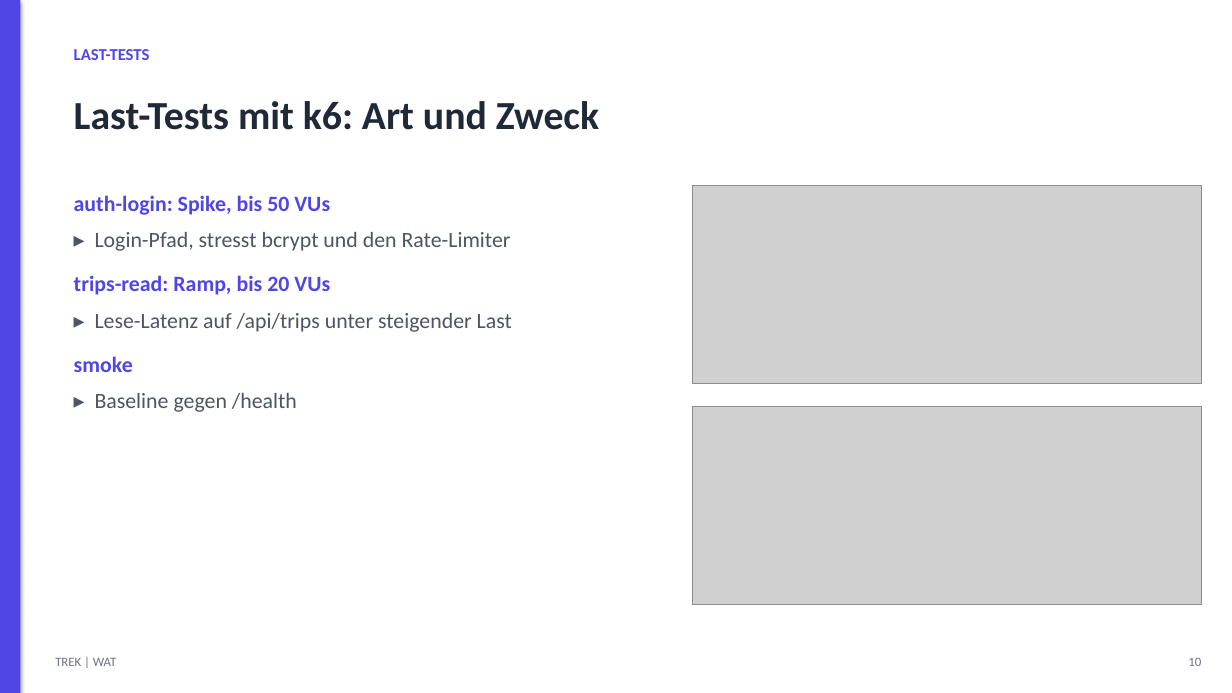
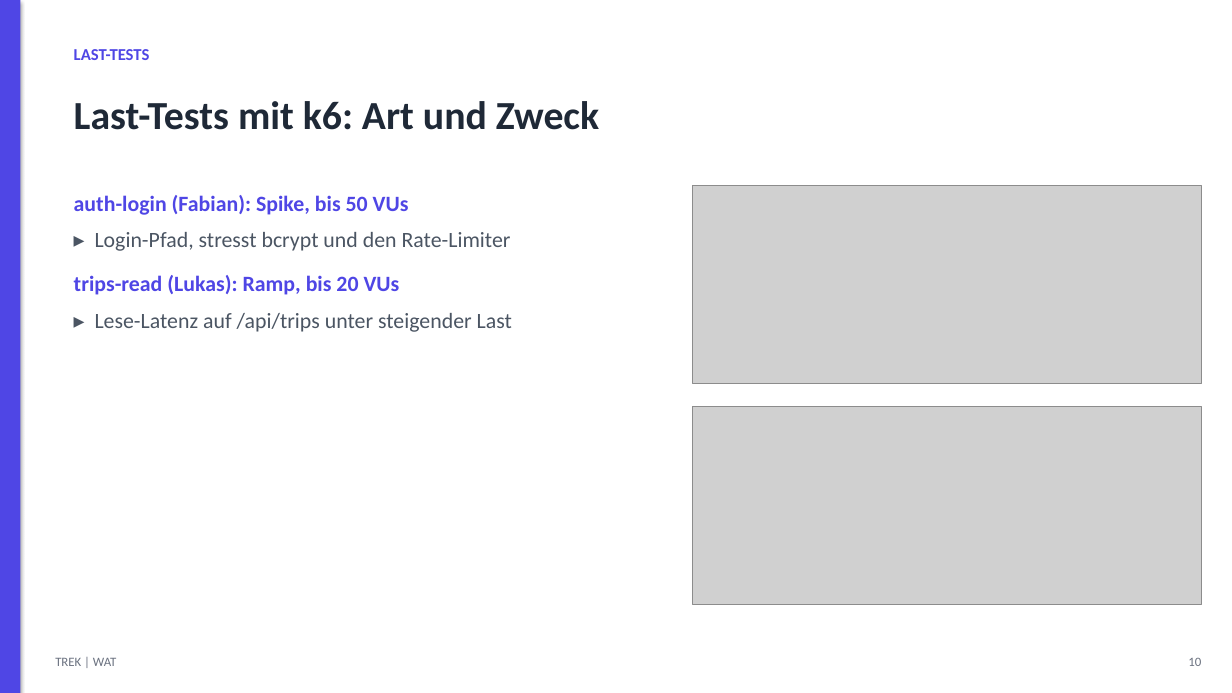
Before and after one commit to luttfab77/TREK-wat4, a slide deck: slide 10 of PRESENTATION.pptx. Drawn at 1232x693 pixels with LibreOffice and Linux fonts; fonts in the diff are those of the drawing; grey boxes stand for pictures. Boxes give left, top, right and bottom in pixels: in the first picture for what was removed or moved away, otherwise in the second. Text is boxed around its words. In the diff, an @@ line names an element or a change of style, - is before the commit and + after.

```diff
--- a/PRESENTATION.pptx
+++ b/PRESENTATION.pptx
@@ text at <box>74,195,409,215</box>: text changed @@
-auth-login: Spike, bis 50 VUs
+auth-login (Fabian): Spike, bis 50 VUs
@@ text at <box>74,275,400,295</box>: text changed @@
-trips-read: Ramp, bis 20 VUs
+trips-read (Lukas): Ramp, bis 20 VUs
@@ text at <box>74,356,297,412</box>: paragraphs removed @@
-smoke
-▸ Baseline gegen /health
```
Also in this commit, not shown: 7 other slides changed.
